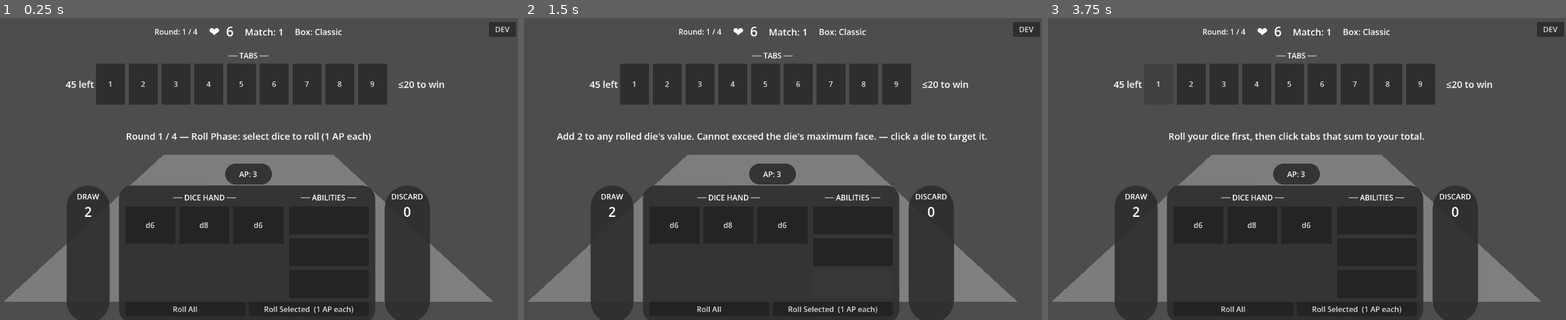
Above: before the commit, frames 1-3 (left to right).
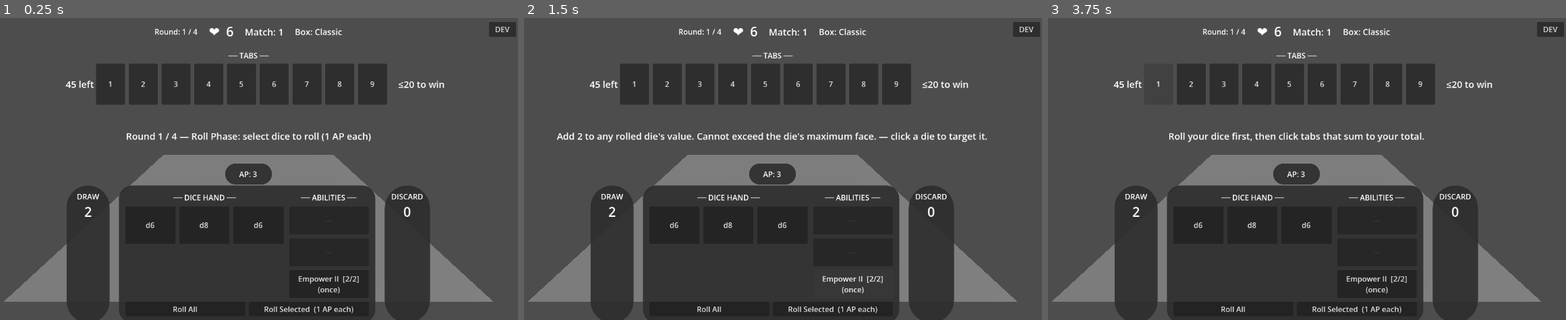
Above: after the commit, the same moments.

Repository: caleb-the-dev/SealTheBox
Game: Godot game, scene res://scenes/match/match.tscn
The game is run twice, just before and just after one commit, with the same random seed, the same clock (stepped at 60 frames per second) and the same inputs.
Inputs (mouse positions are in pixels of both pictures, inside the frame that each line leads up to):
- Up to frame 1 (0.25 s): no input
- Up to frame 2 (1.5 s): click (855, 220) at 0.52 s; click (855, 283) at 1.25 s, where only the run after the commit has a clickable "Empower II [2/2] (once)"
- Up to frame 3 (3.75 s): click (1379, 253) at 2.02 s; click (1379, 283) at 2.77 s; click "1" at 3.5 s

The runs differ from the first frame. In frame 1, 0.2% of the frame differs, in the area x 57-70%, y 85-92%; in frame 2, 0.2%; in frame 3, 0.2%.
Error before the commit: Invalid access to property or key 'flavor_name' on a base object of type 'Nil'. (res://scripts/match/match.gd:884)

Commit message:
feat: ability buttons show charges + slot indicator; grey out exhausted slots

Diff:
--- a/seal-the-box/scripts/match/match.gd
+++ b/seal-the-box/scripts/match/match.gd
@@ -757,9 +757,13 @@
 	_selected_dice = []
 
 func _on_ability_pressed(index: int) -> void:
-	if index >= GameState.ability_hand.size():
-		return
-	var ability = GameState.ability_hand[index]
+	var hand = GameState.ability_hand
+	if index >= hand.size() or hand[index] == null:
+		return
+	var ability = hand[index]
+	if ability.charges <= 0:
+		_status_label.text = "%s is exhausted (0 charges)." % ability.flavor_name
+		return
 	if ability.id == "reroll_all":
 		if _round_manager.use_ability(ability, null):
 			_selected_ability = null
@@ -878,17 +882,28 @@
 	var hand = GameState.ability_hand
 	for i in 3:
 		var btn = _ability_buttons[i]
-		if i < hand.size():
-			var a = hand[i]
+		var a = hand[i] if i < hand.size() else null
+		if a != null:
+			var name_text = a.flavor_name
+			if i == 0:
+				name_text += " ★"
+			var charges_text = "%d/%d" % [a.charges, a.max_charges]
 			if btn is TooltipButton:
-				(btn as TooltipButton).update_info(a.flavor_name, a.description)
-			btn.disabled = false
+				(btn as TooltipButton).update_info("%s  [%s]" % [name_text, charges_text], a.description)
+			if a.charges <= 0:
+				btn.disabled = true
+				btn.modulate = Color(0.45, 0.45, 0.45)
+			elif i == 0:
+				btn.disabled = false
+				btn.modulate = Color(1.0, 0.75, 0.3)
+			else:
+				btn.disabled = false
+				btn.modulate = Color.WHITE
 		else:
 			if btn is TooltipButton:
 				(btn as TooltipButton).clear_info()
-			else:
-				btn.text = "—"
 			btn.disabled = true
+			btn.modulate = Color(0.3, 0.3, 0.3)
 
 func _update_rolled_total() -> void:
 	var total = 0
@@ -901,4 +916,4 @@
 	var btn = _ability_buttons[idx]
 	btn.modulate = Color(0.3, 1.2, 0.3)
 	await get_tree().create_timer(0.35).timeout
-	btn.modulate = Color.WHITE
+	_refresh_ability_display()
